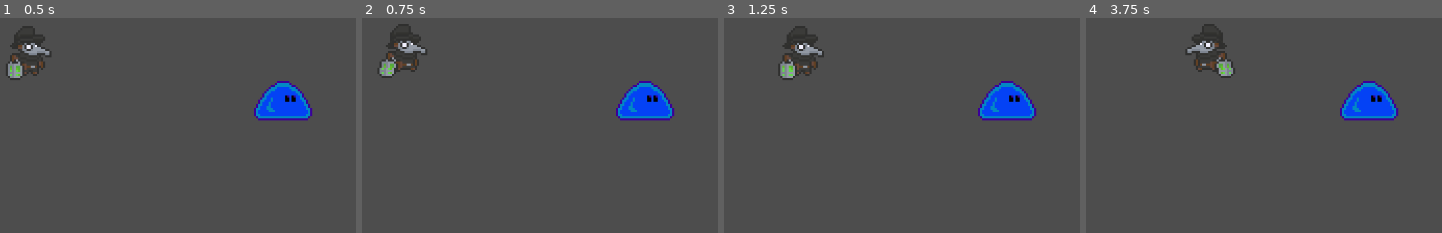
Above: before the commit, frames 1-4 (left to right).
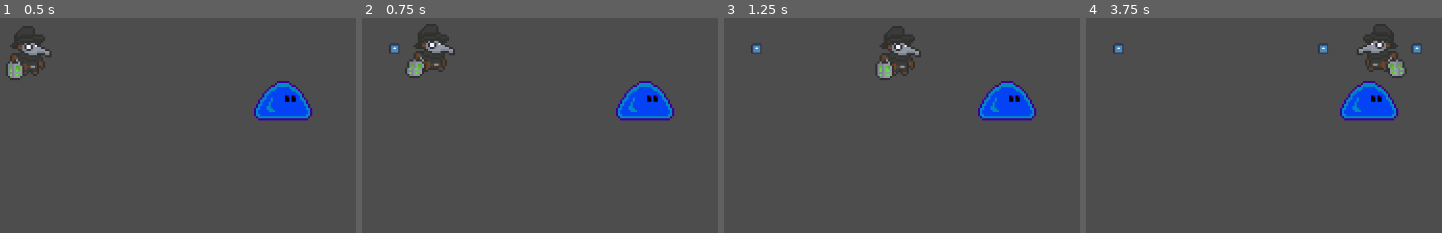
Above: after the commit, the same moments.

Repository: NDSern/Game-Jam-7-2024
Game: Godot game, scene res://scenes/world.tscn
Same seed, same stepped clock (60 frames per second), same inputs: the game is played once before the commit and once after it. The engine's default icon, where the game draws it, is replaced by a stand-in: a white triangle on a blue panel in a dark square.
Inputs (mouse positions are in pixels of both pictures, inside the frame that each line leads up to):
- Up to frame 1 (0.5 s): no input
- Up to frame 2 (0.75 s): tap Enter at 0.5 s; move the mouse to (outside the picture) at 0.52 s; hold D (Right) from 0.53 s (still down); hold Shift (Cloak, bound only after the commit) from 0.53 s (still down); click (outside the picture) at 0.67 s
- Up to frame 3 (1.25 s): keep holding D (Right); keep holding Shift (Cloak, bound only after the commit); tap Space at 0.77 s
- Up to frame 4 (3.75 s): release D (Right) at 1.25 s; release Shift (Cloak, bound only after the commit) at 1.25 s; drag from (1228, 153) to (1370, 110) at 1.27 s; tap Space at 2 s; move the mouse to (outside the picture) at 2.02 s; hold D (Right) 2.03-2.75 s; hold Alt 2.03-2.75 s; tap Shift (Cloak, bound only after the commit) at 2.3 s; drag from (1345, 222) to (1146, 63) at 2.77 s; tap Enter at 3.5 s; move the mouse to (outside the picture) at 3.52 s; hold A (Left) from 3.53 s (still down); hold Shift (Cloak, bound only after the commit) from 3.53 s (still down)

Frame 1 is identical in both runs. In frame 2, 2.7% of the frame differs, in the area x 4-27%, y 2-28%; in frame 3, 3.2%; in frame 4, 3.3%, in the area x 7-95%, y 2-28%.
Error after the commit: Invalid access to property or key 'global_position' on a base object of type 'Nil'. (res://script/rat.gd:18)

Commit message:
Spawning breadcrumb behind player

Diff:
--- a/project.godot
+++ b/project.godot
@@ -67,6 +67,16 @@
 "events": [Object(InputEventKey,"resource_local_to_scene":false,"resource_name":"","device":-1,"window_id":0,"alt_pressed":false,"shift_pressed":false,"ctrl_pressed":false,"meta_pressed":false,"pressed":false,"keycode":0,"physical_keycode":83,"key_label":0,"unicode":115,"echo":false,"script":null)
 ]
 }
+Cloak={
+"deadzone": 0.5,
+"events": [Object(InputEventKey,"resource_local_to_scene":false,"resource_name":"","device":-1,"window_id":0,"alt_pressed":false,"shift_pressed":false,"ctrl_pressed":false,"meta_pressed":false,"pressed":false,"keycode":0,"physical_keycode":4194325,"key_label":0,"unicode":0,"echo":false,"script":null)
+]
+}
+
+[layer_names]
+
+2d_physics/layer_1="Player"
+2d_physics/layer_2="Mobs"
 
 [rendering]
 
--- a/scenes/debug_world.tscn
+++ b/scenes/debug_world.tscn
@@ -618,17 +618,19 @@
 navigation_layer_0/layers = 1
 sources/0 = SubResource("TileSetAtlasSource_31dqm")
 
-[node name="Node2D" type="Node2D"]
+[node name="DebugWorld" type="Node2D"]
 
 [node name="TileMap" type="TileMap" parent="."]
 tile_set = SubResource("TileSet_cqoa6")
 format = 2
 layer_0/tile_data = PackedInt32Array(262147, 65536, 4, 327683, 65536, 4, 393219, 65536, 4, 458755, 65536, 4, 524291, 65 …(38308 unchanged characters)…
 
-[node name="Rat2D" parent="." node_paths=PackedStringArray("target") instance=ExtResource("2_otw1r")]
+[node name="Rat2D" parent="." node_paths=PackedStringArray("player") instance=ExtResource("2_otw1r")]
 position = Vector2(225, 215)
-target = NodePath("../PD")
+movement_speed = 100
+player = NodePath("../PD")
 
 [node name="PD" parent="." instance=ExtResource("3_qjbxe")]
 position = Vector2(954, 354)
-speed = 300.0
+
+[connection signal="player_escaped_los" from="Rat2D" to="PD" method="_on_rat_2d_player_escaped_los"]
--- a/scenes/pd.tscn
+++ b/scenes/pd.tscn
@@ -453,7 +453,9 @@
 }]
 
 [node name="PD" type="CharacterBody2D"]
+collision_mask = 2
 script = ExtResource("1_4im6g")
+speed = 300.0
 
 [node name="CollisionShape2D" type="CollisionShape2D" parent="."]
 position = Vector2(-1, 1)
--- /dev/null
+++ b/scenes/player_breadcrumb.tscn
@@ -0,0 +1,24 @@
+[gd_scene load_steps=4 format=3 uid="uid://cfrx7yck7bwh2"]
+
+[ext_resource type="Script" path="res://script/PlayerBreadcrumb.gd" id="1_ecwy2"]
+[ext_resource type="Texture2D" uid="uid://b62r2qs4h4btn" path="res://icon.svg" id="2_tlicf"]
+
+[sub_resource type="CircleShape2D" id="CircleShape2D_fofgv"]
+radius = 9.05539
+
+[node name="PlayerBreadcrumb" type="Node2D" groups=["p_breadcrumb"]]
+script = ExtResource("1_ecwy2")
+
+[node name="Marker2D" type="Marker2D" parent="."]
+
+[node name="Area2D" type="Area2D" parent="."]
+collision_mask = 2
+
+[node name="CollisionShape2D" type="CollisionShape2D" parent="Area2D"]
+shape = SubResource("CircleShape2D_fofgv")
+
+[node name="DebugSprite" type="Sprite2D" parent="."]
+scale = Vector2(0.117188, 0.117188)
+texture = ExtResource("2_tlicf")
+
+[connection signal="body_entered" from="Area2D" to="." method="_on_body_entered"]
--- a/scenes/rat.tscn
+++ b/scenes/rat.tscn
@@ -113,6 +113,7 @@
 radius = 151.083
 
 [node name="Rat2D" type="CharacterBody2D"]
+collision_layer = 2
 script = ExtResource("1_ge47r")
 
 [node name="AnimatedSprite2D" type="AnimatedSprite2D" parent="."]
@@ -137,6 +138,8 @@
 autostart = true
 
 [node name="NavigationAgent2D" type="NavigationAgent2D" parent="."]
+path_desired_distance = 0.1
+target_desired_distance = 0.1
 debug_enabled = true
 
 [connection signal="body_entered" from="Detection Area" to="." method="_on_detection_area_body_entered"]
--- /dev/null
+++ b/script/PlayerBreadcrumb.gd
@@ -0,0 +1,5 @@
+extends Node2D
+
+func _on_body_entered(body):
+	queue_free()
+	pass # Replace with function body.
--- a/script/pd.gd
+++ b/script/pd.gd
@@ -1,6 +1,8 @@
 extends CharacterBody2D
 
 @export var speed = 100.0
+var breadcrumb = preload("res://scenes/player_breadcrumb.tscn")
+
 var screen_size
 var idle = false
 var idle_animation = false
@@ -10,6 +12,7 @@
 func _ready():
 	screen_size = get_viewport_rect().size
 
+# Maybe make this into physics process later
 func _process(delta):
 	var velocity = Vector2.ZERO # The player's movement vector.
 	if Input.is_action_pressed("Right"):
@@ -47,6 +50,23 @@
 		# See the note below about boolean assignment.
 		$AnimatedSprite2D.flip_h = velocity.x < 0
 
+func _input(event):
+	if event.is_action_pressed("Cloak"):
+		spawn_breadcrumb()
+
+func spawn_breadcrumb():
+	print("player cloaked")
+	var last_position = breadcrumb.instantiate()
+	last_position.global_position = global_position
+	#var bread_node = get_tree().get_first_node_in_group("p_breadcrumb")
+	#bread_node.add_child(last_position)
+	var world_node = get_parent()
+	if world_node:
+		world_node.add_child(last_position)
+
 func _on_idle_timer_timeout():
 	#print("play idle animation")
 	idle_animation = true
+
+func _on_rat_2d_player_escaped_los():
+	spawn_breadcrumb()
--- a/script/rat.gd
+++ b/script/rat.gd
@@ -1,19 +1,27 @@
 extends CharacterBody2D
 
+signal player_escaped_los
 
 @export var movement_speed = 50
 var player_tracked = false
 
-@export var target: Node2D
+@export var player: Node2D
+var target
 @onready var navigation_agent_2d = $NavigationAgent2D
 
 func _ready():
-	call_deferred("find_target")
 	pass
 
 func _physics_process(delta):
-	if target:
+	if player_tracked:
+		target = player
 		navigation_agent_2d.target_position = target.global_position
+	else:
+		acquire_breadcrumb()
+
+	if is_instance_valid(target):
+		navigation_agent_2d.target_position = target.global_position
+
 	if navigation_agent_2d.is_navigation_finished():
 		return
 	var curr_rat_position = global_position
@@ -26,10 +34,18 @@
 	if target:
 		navigation_agent_2d.target_position = target.global_position
 
+func acquire_breadcrumb():
+	var breadcrumb = get_tree().get_nodes_in_group("p_breadcrumb")
+
+	if !breadcrumb.is_empty():
+		target = breadcrumb[0].get_children()[0]
+
 func _on_detection_area_body_entered(body):
 	player_tracked = true
 	print("entered tracking area rat")
 
 
 func _on_detection_area_body_exited(body):
+	player_tracked = false
+	player_escaped_los.emit()
 	print("exit tracking area for rat")
